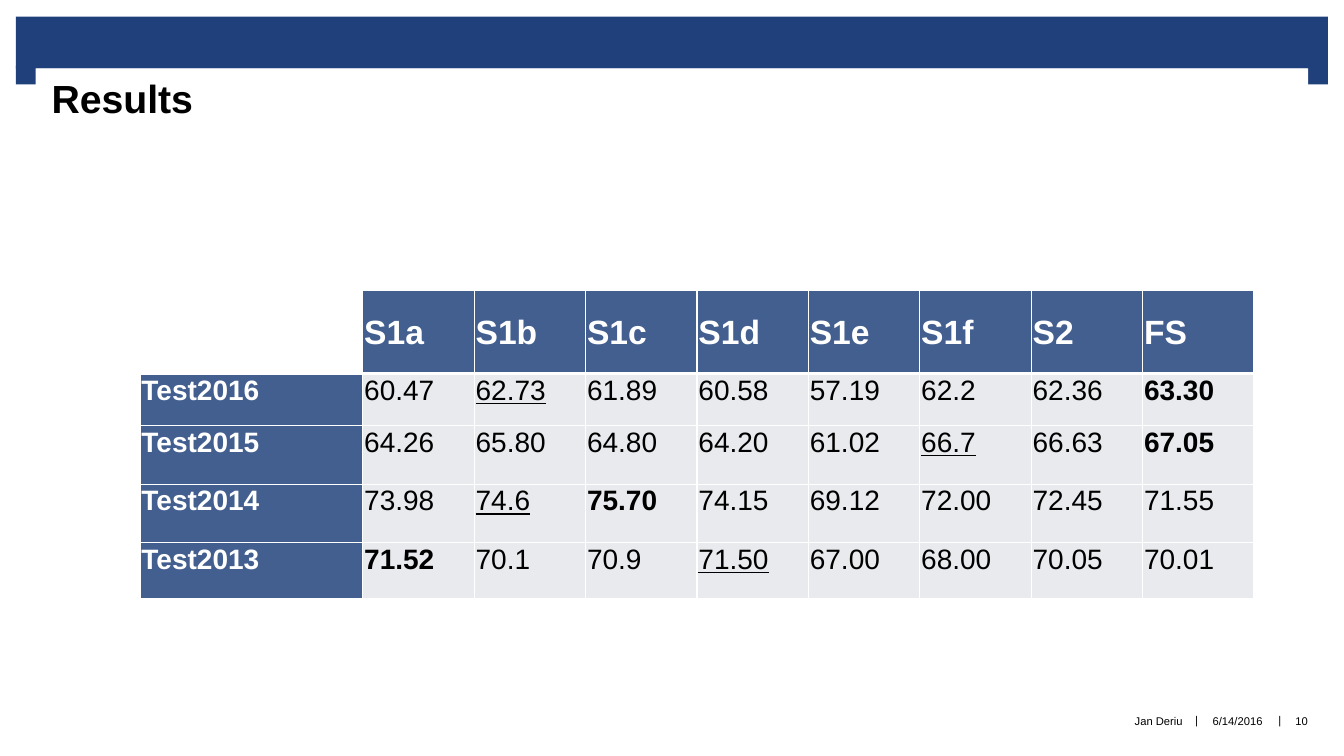
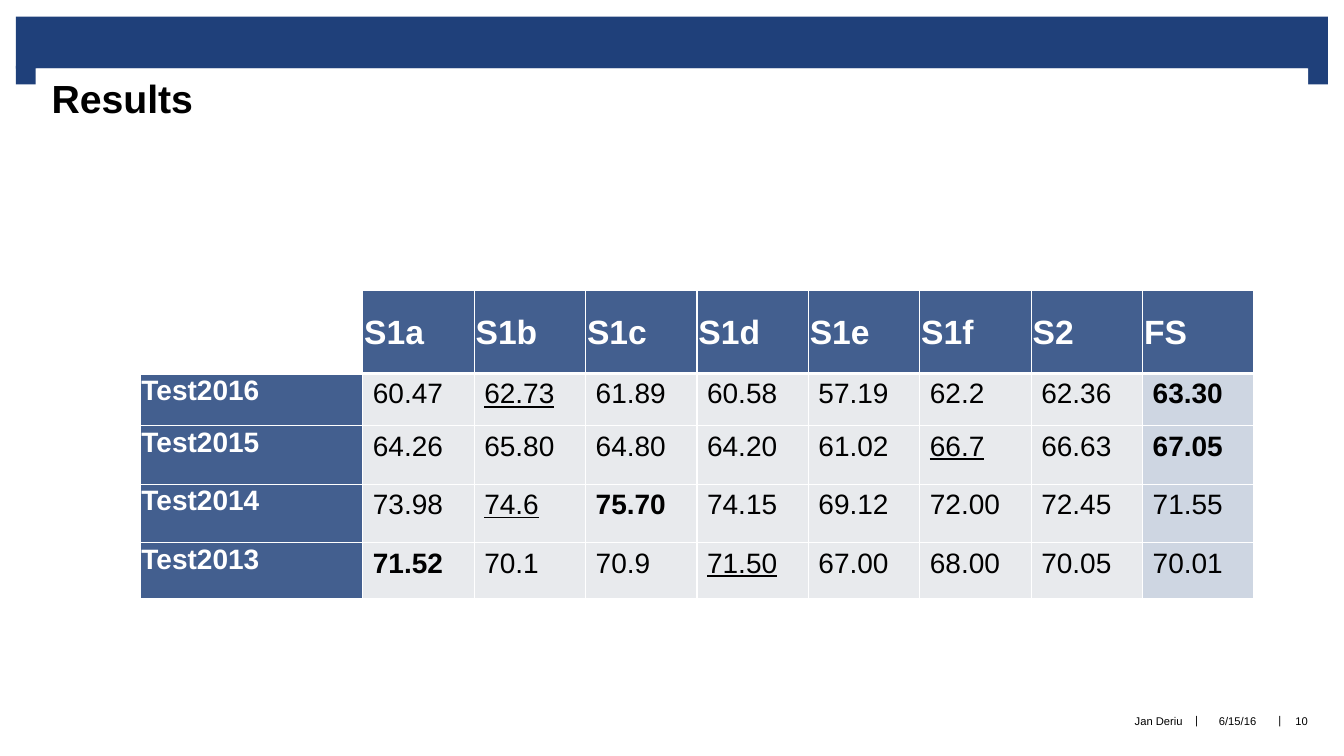
Before and after one commit to jderiu/deep-qa, a slide deck: slide 10 of Poster/SwissCheese.pptx. Drawn at 1344x756 pixels with LibreOffice and Linux fonts; fonts in the diff are those of the drawing; background and template pictures are left out. Boxes give left, top, right and bottom in pixels: in the first picture for what was removed or moved away, otherwise in the second. Text is boxed around its words. In the diff, an @@ line names an element or a change of style, - is before the commit and + after.

```diff
--- a/Poster/SwissCheese.pptx
+++ b/Poster/SwissCheese.pptx
@@ table at [140,290,1258,599] @@
@@ fill #E9EAEE to #CED6E2 in 4 cells @@
@@ text at [1219,717,1256,725]: text changed @@
-6/14/2016
+6/15/16
```
Also in this commit, not shown: 10 other slides changed.
